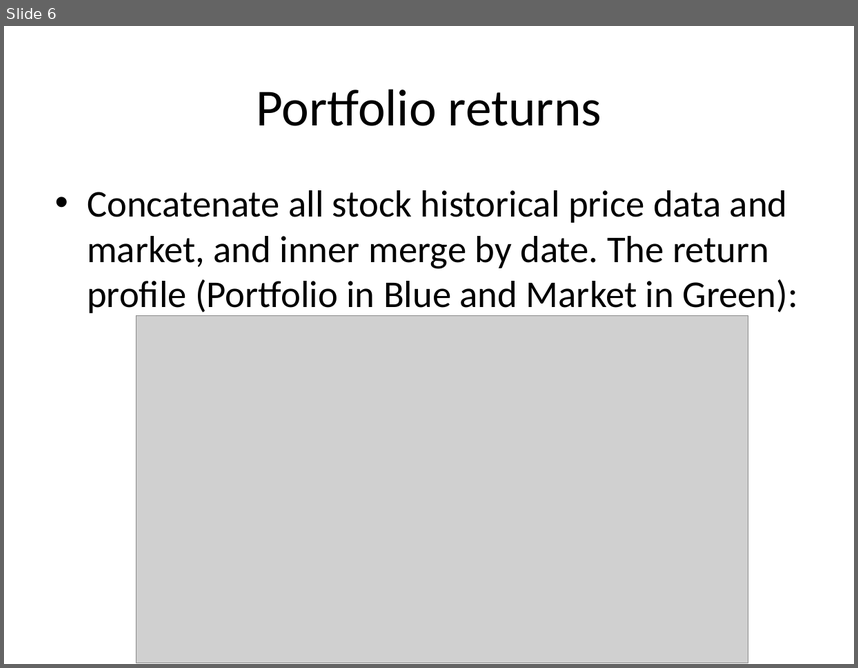
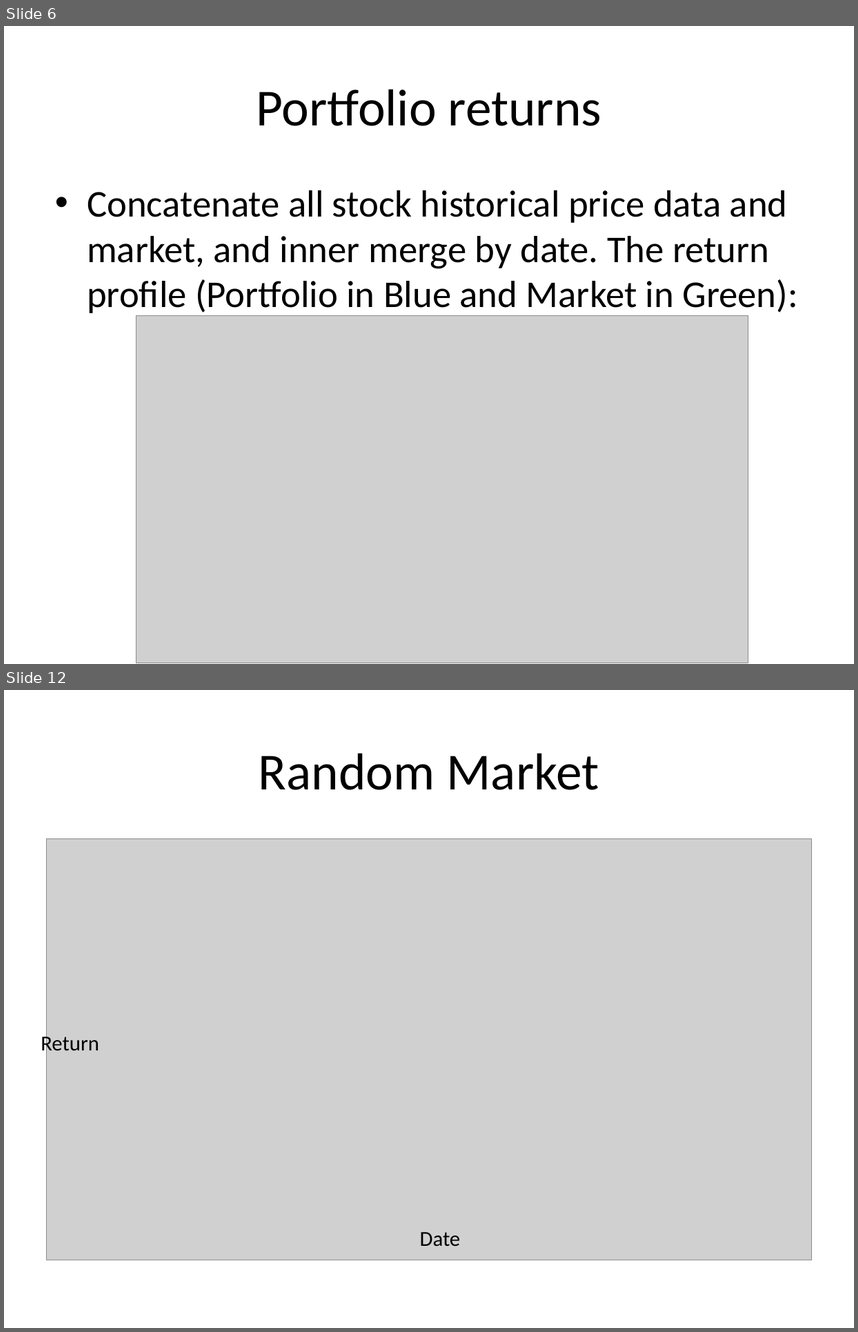
Before and after one commit to AC297R-Project/AC297_beta, a slide deck: work/Tang/Eval2_Tang.pptx. Shown one above the other, each under a label of ours: slide 6 before the commit, slides 6 and 12 after it; the slides between them are not shown. The pictures are 858x668 and 858x1332 pixels, drawn with LibreOffice and Linux fonts; fonts in the diff are those of the drawing; grey boxes stand for pictures. Boxes give left, top, right and bottom in pixels: in the first picture for what was removed or moved away, otherwise in the second. Text is boxed around its words. In the diff, an @@ line names an element or a change of style, - is before the commit and + after.

```diff
--- a/work/Tang/Eval2_Tang.pptx
+++ b/work/Tang/Eval2_Tang.pptx
@@ slide 12 added at <box>4,690,854,1328</box>, background #FFFFFF @@
@@ title added at <box>259,753,599,790</box>, 44 pt, text #000000 @@
+Random Market
@@ picture added at <box>47,839,811,1259</box> @@
@@ text added at <box>41,1032,99,1056</box>, 18 pt, text #000000 @@
+Return
@@ text added at <box>420,1232,461,1246</box>, 18 pt, text #000000 @@
+Date
```
Also in this commit, not shown: 3 slides changed, 3 other slides added, 6 other files.
